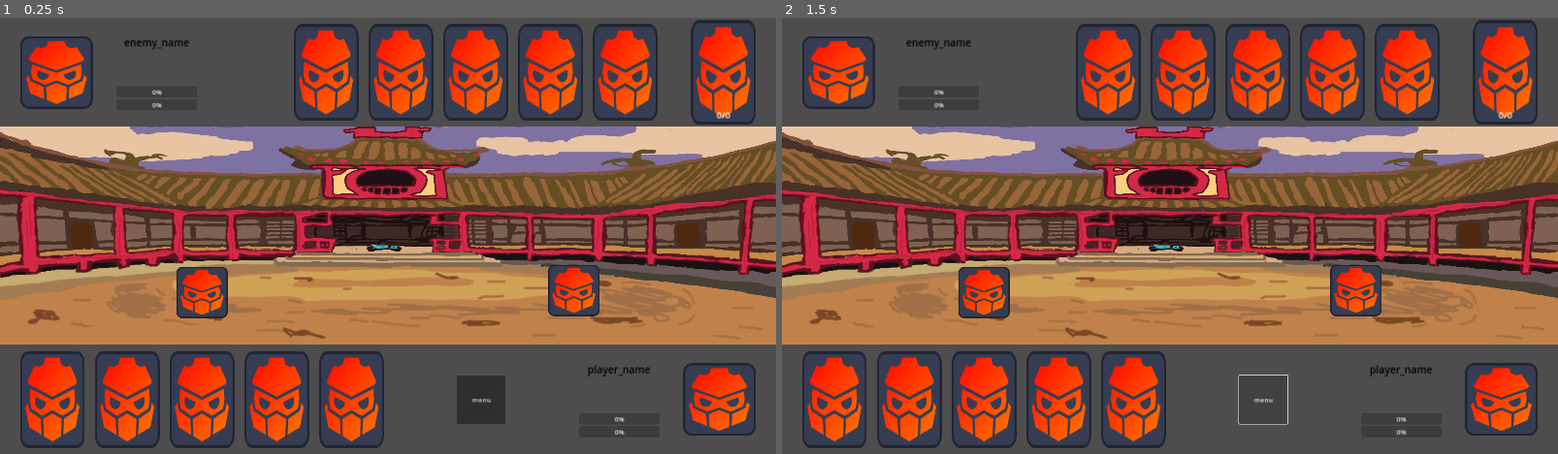
Above: before the commit, frames 1-2 (left to right).
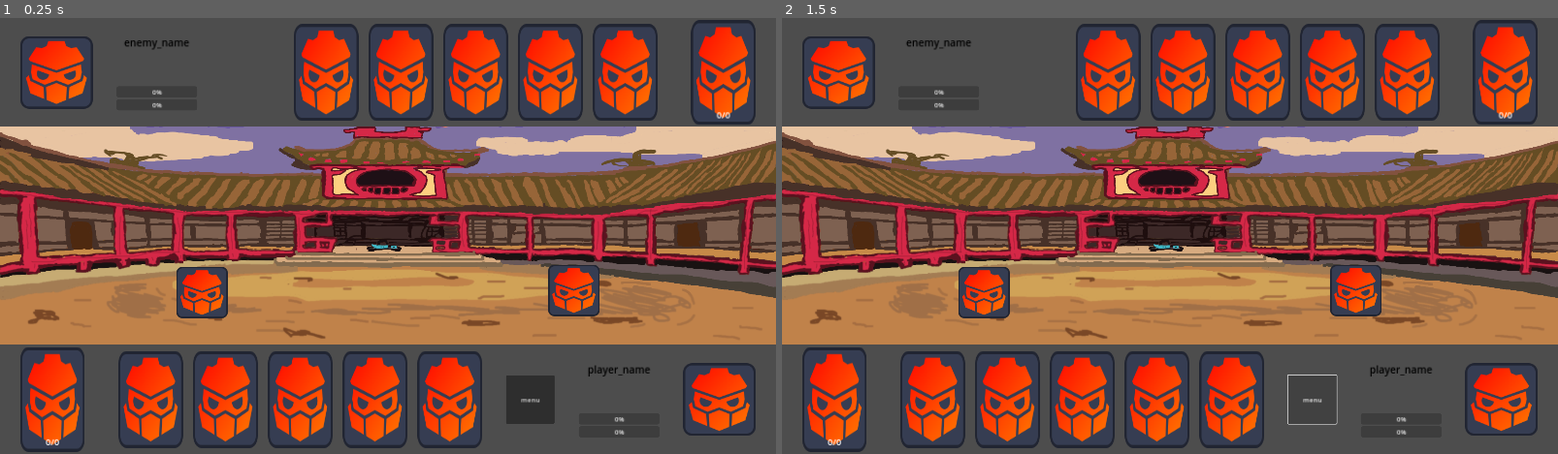
Above: after the commit, the same moments.

Repository: Toladim/card_game_2
Game: Godot game, scene res://scenes/battle_scene.tscn
Two runs of this game, one before a commit and one after it. Both use one fixed random seed, a clock stepped at 60 frames per second and the inputs below. This scene is started directly instead of the project's main scene.
Inputs:
- Up to frame 1 (0.25 s): no input
- Up to frame 2 (1.5 s): tap Enter at 0.5 s; click "menu" at 1.25 s

The runs differ from the first frame. In frame 1, 8.3% of the frame differs, in the area x 2-72%, y 75-100%; in frame 2, 7.3%.

Commit message:
dodanie paru plikow

Diff:
--- a/custom_resouces/card.gd
+++ b/custom_resouces/card_data.gd
@@ -1,13 +1,13 @@
 extends Resource
-class_name Card
+class_name CardData
 
 enum Type {ATTACK, SKILL, POWER}
 enum Target {SELF, SINGLE_ENEMY, ALL_ENEMIES, EVERYONE}
 
 @export_category("Card Attributes")
-@export var id: String
+@export var card_name : String = ""
+@export var attack : int = 0
+@export var deffence : int = 0
+@export var texture : Texture2D
 @export var type: Type
 @export var target: Target
-
-func is_single_targeted() -> bool:
-	return target == Target.SINGLE_ENEMY
--- a/scenes/battle_UI.tscn
+++ b/scenes/battle_UI.tscn
@@ -241,6 +241,42 @@
 [node name="HBoxContainer" type="HBoxContainer" parent="Control2/MarginContainer2"]
 layout_mode = 2
 
+[node name="card_pile" type="Control" parent="Control2/MarginContainer2/HBoxContainer"]
+custom_minimum_size = Vector2(160, 240)
+layout_mode = 2
+
+[node name="TextureRect" type="TextureRect" parent="Control2/MarginContainer2/HBoxContainer/card_pile"]
+layout_mode = 1
+anchors_preset = 15
+anchor_right = 1.0
+anchor_bottom = 1.0
+grow_horizontal = 2
+grow_vertical = 2
+texture = ExtResource("2_fslmo")
+expand_mode = 1
+
+[node name="Label" type="Label" parent="Control2/MarginContainer2/HBoxContainer/card_pile"]
+layout_mode = 1
+anchors_preset = 7
+anchor_left = 0.5
+anchor_top = 1.0
+anchor_right = 0.5
+anchor_bottom = 1.0
+offset_left = -20.0
+offset_top = -40.0
+offset_right = 20.0
+offset_bottom = -9.0
+grow_horizontal = 2
+grow_vertical = 0
+theme_override_font_sizes/font_size = 22
+text = "0/0"
+horizontal_alignment = 1
+vertical_alignment = 1
+
+[node name="Spacer2" type="Control" parent="Control2/MarginContainer2/HBoxContainer"]
+custom_minimum_size = Vector2(75, 0)
+layout_mode = 2
+
 [node name="HBoxContainer3" type="HBoxContainer" parent="Control2/MarginContainer2/HBoxContainer"]
 layout_mode = 2
 size_flags_horizontal = 2
--- a/scenes/battle_area.tscn
+++ b/scenes/battle_area.tscn
@@ -17,6 +17,7 @@
 offset = Vector2(0, 270)
 
 [node name="CollisionShape2D" type="CollisionShape2D" parent="."]
+visible = false
 position = Vector2(960, 660)
 shape = SubResource("RectangleShape2D_14rp1")
 
--- a/scenes/battle_scene.tscn
+++ b/scenes/battle_scene.tscn
@@ -1,5 +1,6 @@
-[gd_scene load_steps=3 format=3 uid="uid://ceppxpwcb64g5"]
+[gd_scene load_steps=4 format=3 uid="uid://ceppxpwcb64g5"]
 
+[ext_resource type="Script" path="res://scripts/battle_manager.gd" id="1_f0oyh"]
 [ext_resource type="PackedScene" uid="uid://i782oib8kv2s" path="res://scenes/battle_area.tscn" id="1_wlbnh"]
 [ext_resource type="PackedScene" uid="uid://d1mo8i3k64ijo" path="res://scenes/battle_UI.tscn" id="2_y0jcu"]
 
@@ -10,6 +11,7 @@
 anchor_bottom = 1.0
 grow_horizontal = 2
 grow_vertical = 2
+script = ExtResource("1_f0oyh")
 
 [node name="battle_area" parent="." instance=ExtResource("1_wlbnh")]
 
--- a/scenes/card.tscn
+++ b/scenes/card.tscn
@@ -1,11 +1,13 @@
-[gd_scene load_steps=2 format=3 uid="uid://tyxed2pg61cc"]
+[gd_scene load_steps=3 format=3 uid="uid://tyxed2pg61cc"]
 
+[ext_resource type="Script" path="res://scripts/classes/card.gd" id="1_7oo46"]
 [ext_resource type="Texture2D" uid="uid://cdfqgwxnabu2f" path="res://icon.svg" id="1_y5u2s"]
 
 [node name="card" type="Control"]
 custom_minimum_size = Vector2(160, 240)
 layout_mode = 3
 anchors_preset = 0
+script = ExtResource("1_7oo46")
 
 [node name="TextureRect" type="TextureRect" parent="."]
 layout_mode = 1
@@ -16,3 +18,8 @@
 grow_vertical = 2
 texture = ExtResource("1_y5u2s")
 expand_mode = 1
+
+[node name="card_name" type="Label" parent="."]
+layout_mode = 0
+offset_right = 40.0
+offset_bottom = 23.0
--- a/scenes/cards/block.tres
+++ /dev/null
@@ -1,9 +0,0 @@
-[gd_resource type="Resource" script_class="Card" load_steps=2 format=3 uid="uid://c3jb2sw0who5e"]
-
-[ext_resource type="Script" path="res://custom_resouces/card.gd" id="1_syg40"]
-
-[resource]
-script = ExtResource("1_syg40")
-id = "block"
-type = 1
-target = 0
--- a/scenes/cards/punch_attack.tres
+++ /dev/null
@@ -1,9 +0,0 @@
-[gd_resource type="Resource" script_class="Card" load_steps=2 format=3 uid="uid://dx5g0ubnkw0x6"]
-
-[ext_resource type="Script" path="res://custom_resouces/card.gd" id="1_y5qas"]
-
-[resource]
-script = ExtResource("1_y5qas")
-id = "punch_attack"
-type = 0
-target = 1
--- /dev/null
+++ b/scripts/battle_manager.gd
@@ -0,0 +1 @@
+extends Node
--- /dev/null
+++ b/scripts/classes/card.gd
@@ -0,0 +1,12 @@
+extends Control
+class_name Card
+
+@onready var texture_rect: TextureRect = $TextureRect
+@onready var card_name: Label = $card_name
+
+var card_data = CardData
+
+func setup(data : CardData):
+	card_data = data
+	texture_rect.texture = data.texture
+	card_name.text = data.card_name
--- /dev/null
+++ b/scripts/classes/character.gd
@@ -0,0 +1,11 @@
+extends Node
+class_name Character
+
+@export var name : String = ""
+@export var health : int = 0
+@export var deck : Deck
+
+func take_damage(amount: int):
+	health -= amount
+	if health < 0:
+		health = 0
--- /dev/null
+++ b/scripts/classes/deck.gd
@@ -0,0 +1,9 @@
+extends Node
+class_name Deck
+
+@export var cards : Array[CardData] = []
+
+func draw_cards() -> CardData:
+	if cards.size() > 0:
+		return cards.pop_front()
+	return null
